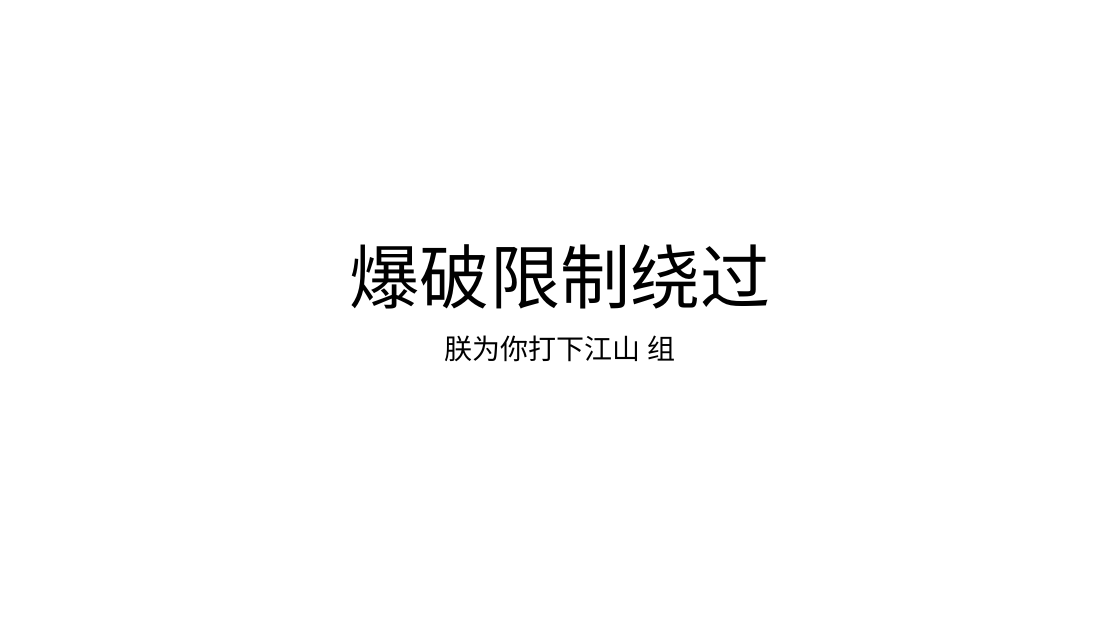
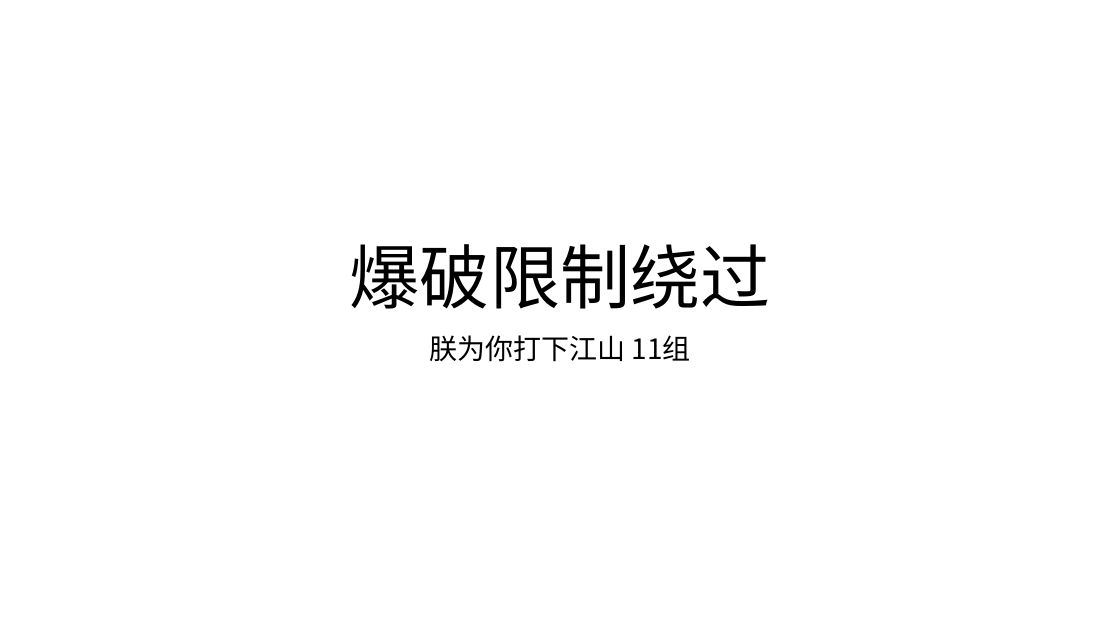
Before and after one commit to RiskySignal/Web-Security-Project, a slide deck: slide 1 of document/朕为你打下江山.pptx. Drawn at 1120x630 pixels with LibreOffice and Linux fonts; fonts in the diff are those of the drawing. Boxes give left, top, right and bottom in pixels: in the first picture for what was removed or moved away, otherwise in the second. Text is boxed around its words. In the diff, an @@ line names an element or a change of style, - is before the commit and + after.

```diff
--- a/document/朕为你打下江山.pptx
+++ b/document/朕为你打下江山.pptx
@@ subtitle at (x1=429, y1=335, x2=691, y2=362): text changed @@
-朕为你打下江山 组
+朕为你打下江山 11组
```
Also in this commit, not shown: 2 other slides changed, 1 slide added, 1 slide removed.
